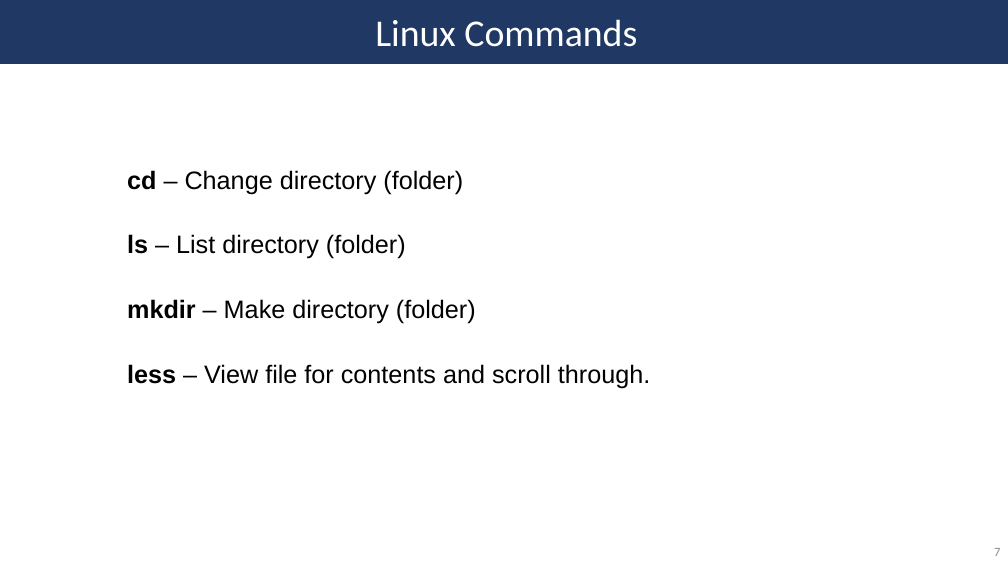
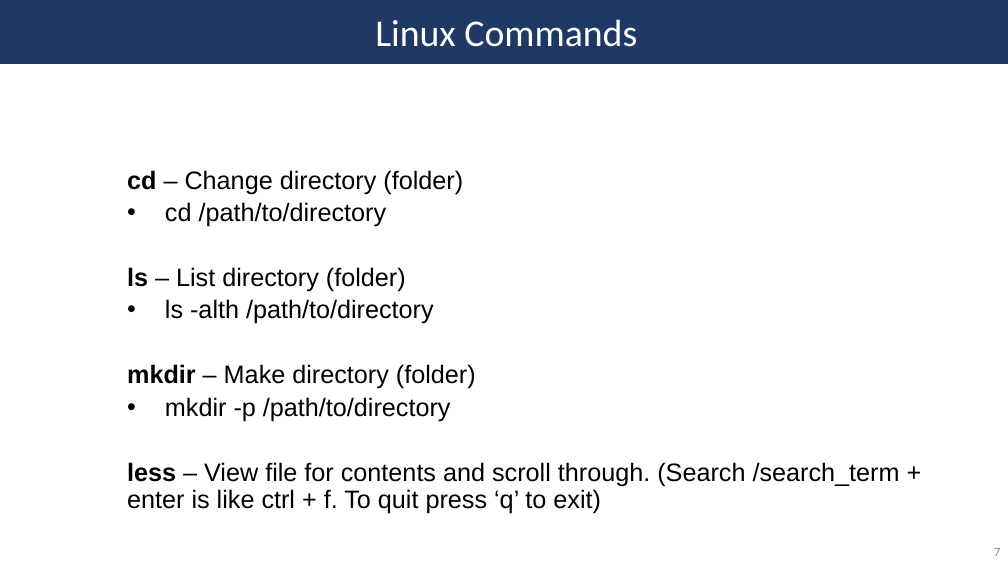
Before and after one commit to SycuroLab/arc_best_practices, a slide deck: slide 7 of arc_best_practices_presentation.pptx. Drawn at 1008x567 pixels with LibreOffice and Linux fonts; fonts in the diff are those of the drawing. Boxes give left, top, right and bottom in pixels: in the first picture for what was removed or moved away, otherwise in the second. Text is boxed around its words. In the diff, an @@ line names an element or a change of style, - is before the commit and + after.

```diff
--- a/arc_best_practices_presentation.pptx
+++ b/arc_best_practices_presentation.pptx
@@ text at (x1=165, y1=202, x2=387, y2=227): paragraph added @@
+  • cd /path/to/directory
@@ text at (x1=165, y1=299, x2=434, y2=324): paragraph added @@
+  • ls -alth /path/to/directory
@@ text at (x1=127, y1=397, x2=900, y2=513): text changed @@
-  less – View file for contents and scroll through.
+  • mkdir -p /path/to/directory
+  less – View file for contents and scroll through. (Search /search_term + enter is like ctrl + f. To quit press ‘q’ to exit)
```
Also in this commit, not shown: 22 other slides changed, 5 slides added, 1 slide removed, 10 other files.
